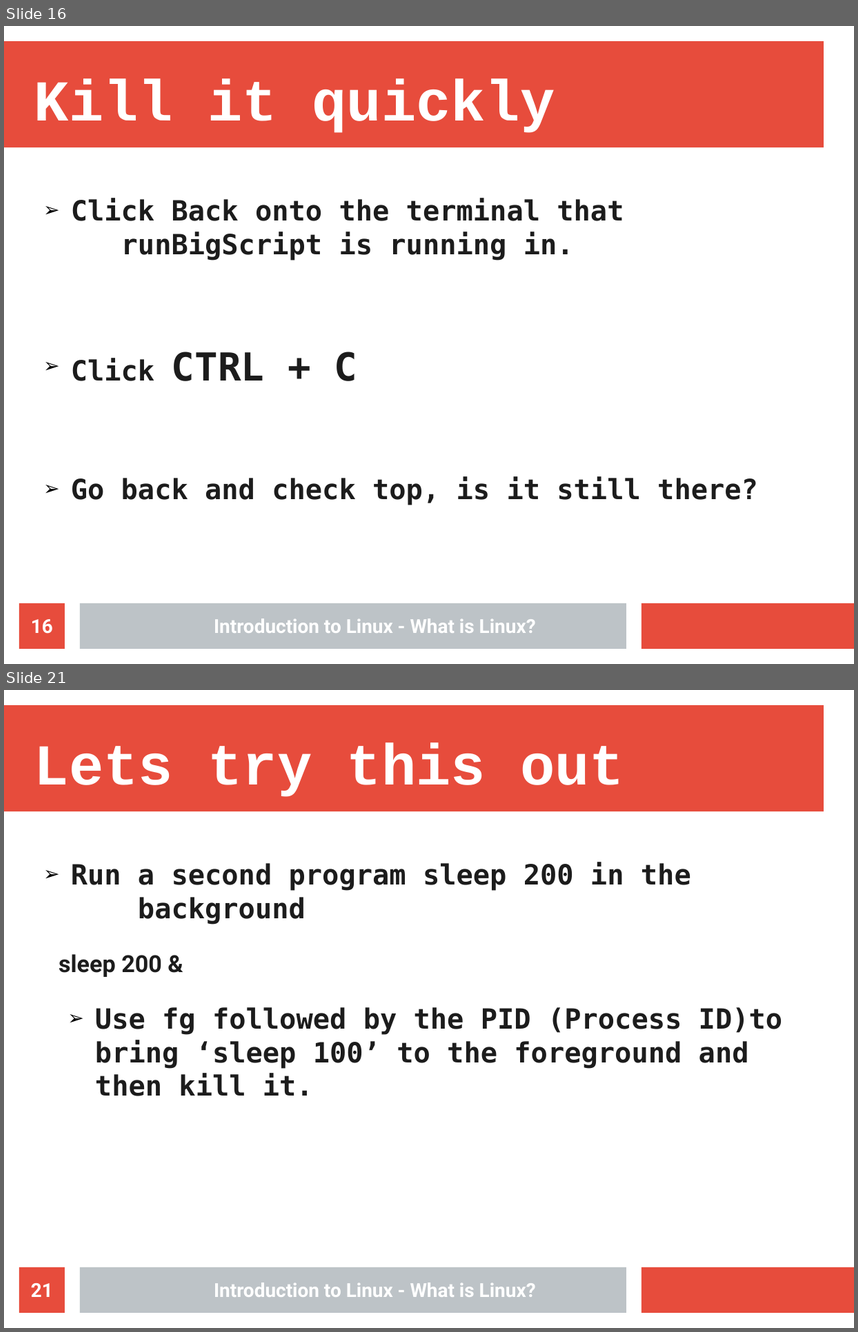
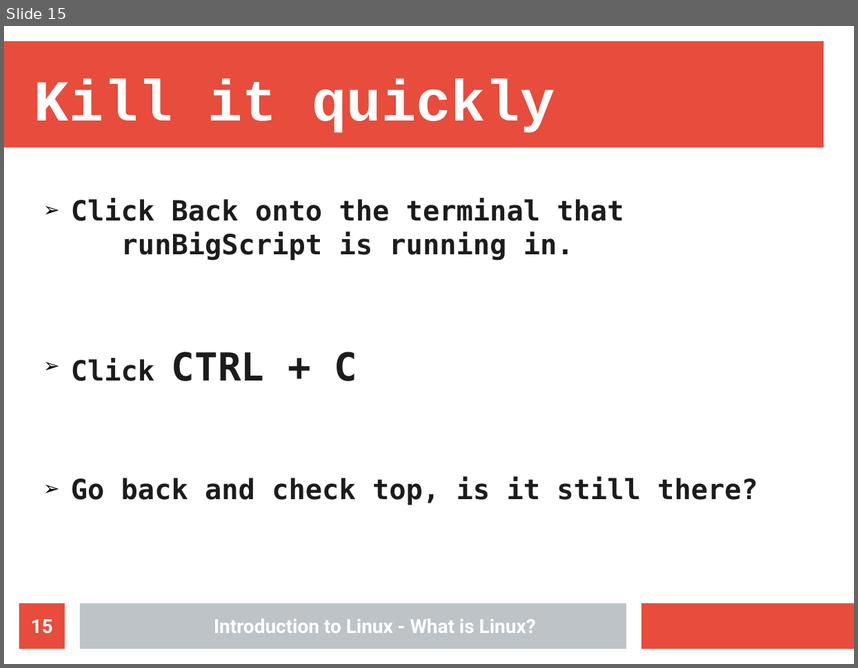
Before and after one commit to Nhlakanipho-Biyela/Intro_To_Linux_Course, a slide deck: Lecture_Slides/Lecture_4/ITL_Lecture_4_Processes.odp. Shown one above the other, each under a label of ours: slides 16 and 21 before the commit, slide 15 after it; the slides between them are not shown. The pictures are 858x1332 and 858x668 pixels, drawn with LibreOffice and Linux fonts; fonts in the diff are those of the drawing; background and template pictures are left out. Boxes give left, top, right and bottom in pixels: in the first picture for what was removed or moved away, otherwise in the second. Text is boxed around its words. In the diff, an @@ line names an element or a change of style, - is before the commit and + after.

```diff
--- a/Lecture_Slides/Lecture_4/ITL_Lecture_4_Processes.odp
+++ b/Lecture_Slides/Lecture_4/ITL_Lecture_4_Processes.odp
@@ slide 21 removed at [4,690,854,1328], background #FFFFFF; not listed: 3 template elements that a slide beside it also shows @@
@@ title removed at [34,743,624,797] @@
-Lets try this out
@@ text removed at [59,862,782,1096] @@
-➢ Run a second program sleep 200 in the background
-  sleep 200 &
-➢ Use fg followed by the PID (Process ID)to bring ‘sleep 100’ to the foreground and then kill it.
@@ page number removed at [19,1267,65,1312] @@
-21
@@ text removed at [214,1283,536,1297] @@
-Introduction to Linux - What is Linux?
@@ what was slide 16 is now slide 15 @@
@@ page number at [31,619,53,634]: text changed @@
-16
+15
```
Also in this commit, not shown: 3 slides changed, 5 other slides removed, 1 other file.
